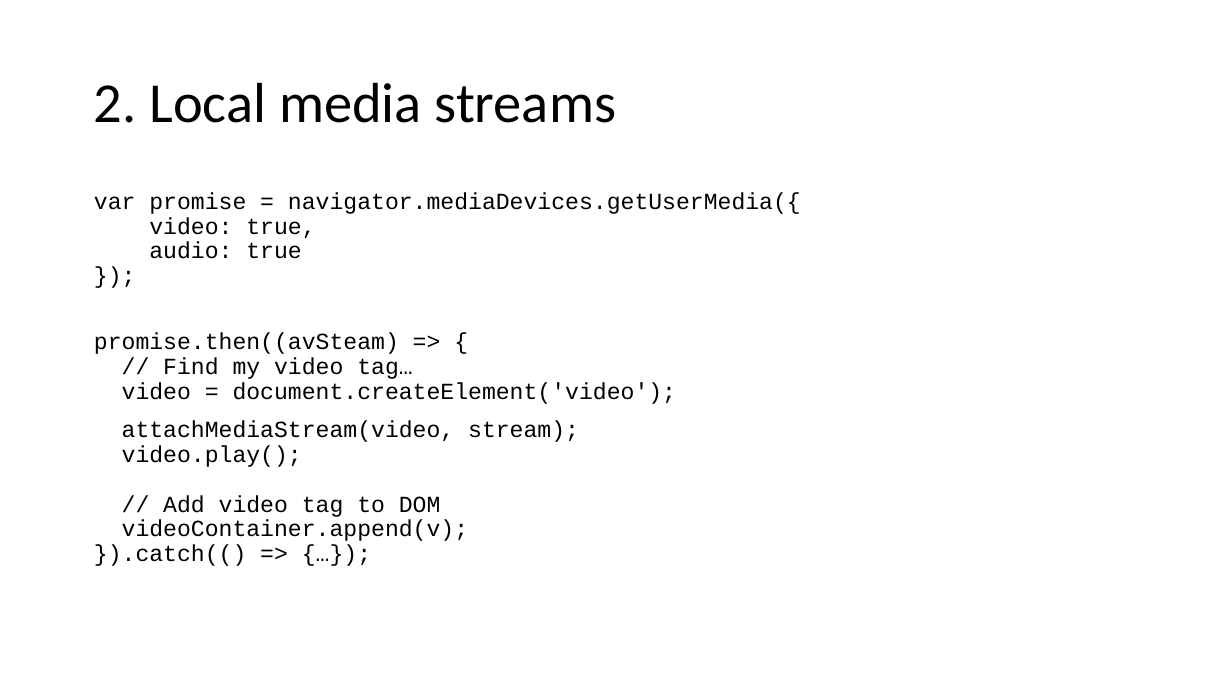
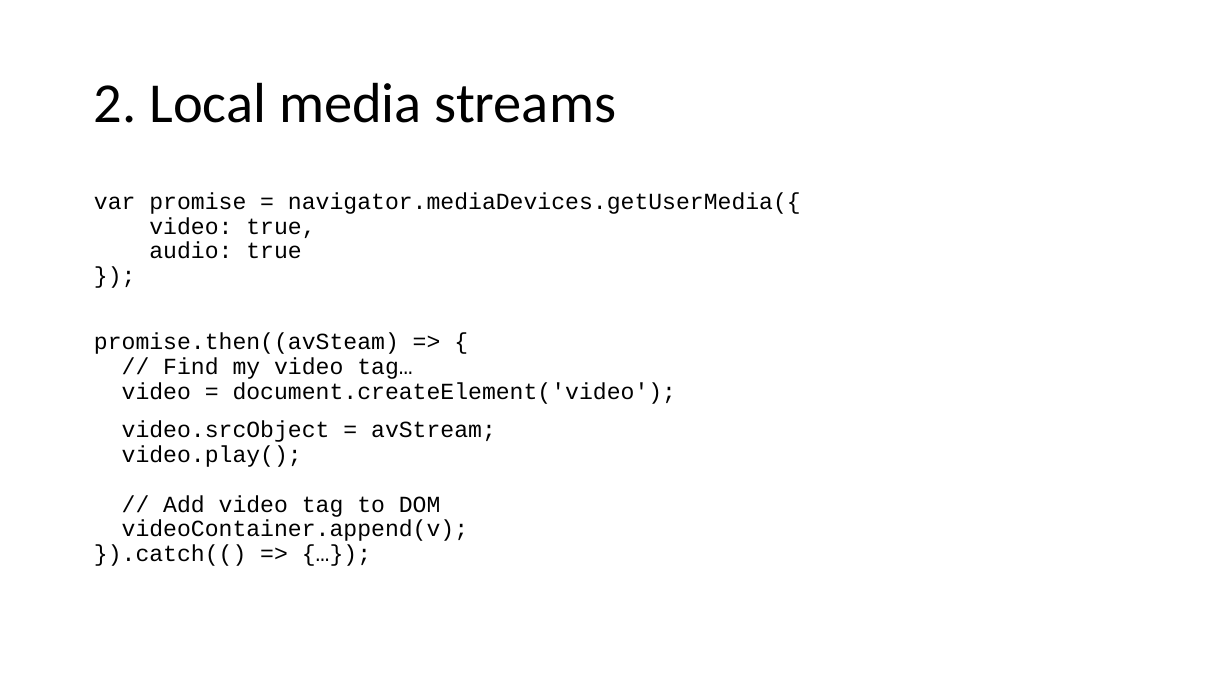
Before and after one commit to ipcortex/fac-workshop-materials, a slide deck: slide 24 of presentations/FAC9 Workshop.pptx (slide 16 before the commit). Drawn at 1232x693 pixels with LibreOffice and Linux fonts; fonts in the diff are those of the drawing. Boxes give left, top, right and bottom in pixels: in the first picture for what was removed or moved away, otherwise in the second. Text is boxed around its words. In the diff, an @@ line names an element or a change of style, - is before the commit and + after.

```diff
--- a/presentations/FAC9 Workshop.pptx
+++ b/presentations/FAC9 Workshop.pptx
@@ text at (94, 420, 496, 566): text changed @@
-attachMediaStream(video, stream);
-video.play();
-// Add video tag to DOM
-videoContainer.append(v);
-}).catch(() => {…});
+video.srcObject = avStream;
+video.play();
+// Add video tag to DOM
+videoContainer.append(v);
+}).catch(() => {…});
```
Also in this commit, not shown: 18 other slides changed, 12 slides added, 6 slides removed, 1 other file.
